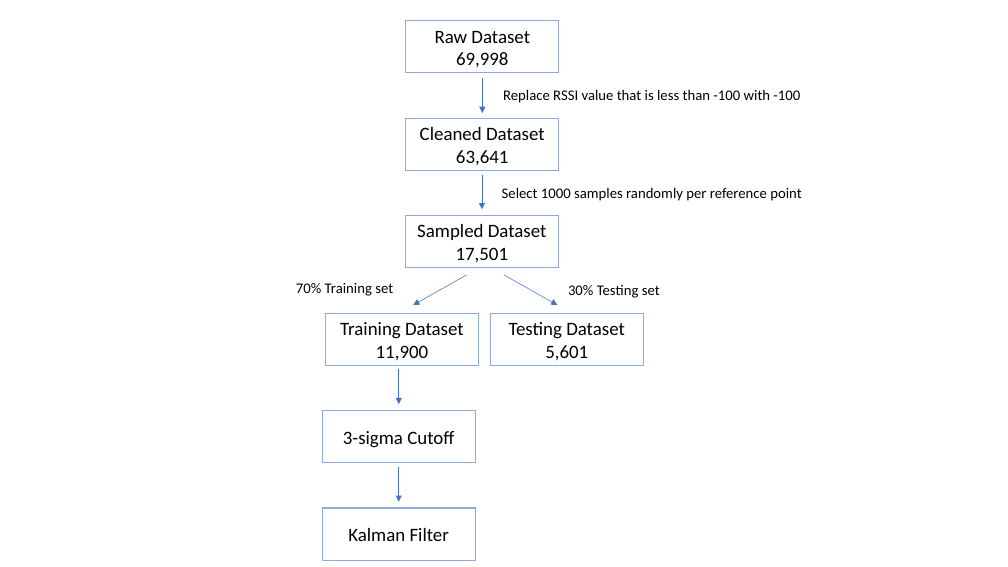
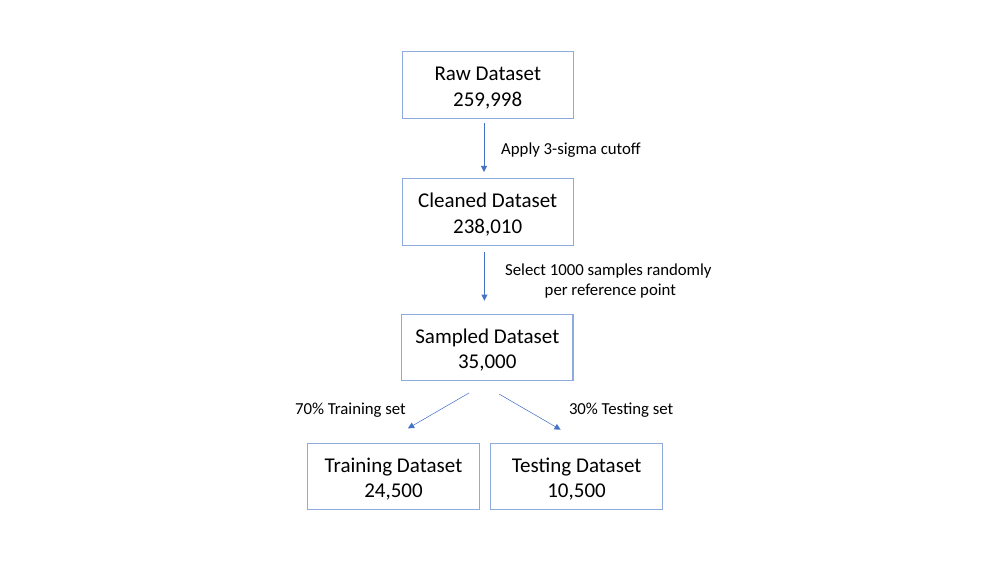
Before and after one commit to junggeehoon/aware_home, a slide deck: slide 1 of diagram/system model.pptx. Drawn at 1008x567 pixels with LibreOffice and Linux fonts; fonts in the diff are those of the drawing. Boxes give left, top, right and bottom in pixels: in the first picture for what was removed or moved away, otherwise in the second. Text is boxed around its words. In the diff, an @@ line names an element or a change of style, - is before the commit and + after.

```diff
--- a/diagram/system model.pptx
+++ b/diagram/system model.pptx
@@ rectangle "Raw Dataset": place and size @@
-rectangle "Raw Dataset" at (406,20,560,73)
+rectangle "Raw Dataset" at (402,52,574,118)
@@ text in rectangle at (435,66,541,80): size 18 to 20 pt in "Raw Dataset" @@
@@ text removed at (503,89,800,103) @@
-Replace RSSI value that is less than -100 with -100
@@ text in rectangle at (453,91,522,109): text changed; size 18 to 20 pt @@
-69,998
+259,998
@@ arrow moved from (482, 78) - (482, 113) to (484, 123) - (484, 172) @@
@@ text "Apply 3-sigma cutoff": place and size @@
-text "Apply 3-sigma cutoff" at (322,411,476,463)
+text "Apply 3-sigma cutoff" at (501,142,641,157)
@@ text "Apply 3-sigma cutoff" at (501,142,641,157): vertical alignment middle to top; outline #8FAADC 1 pt to none @@
@@ text at (501,142,641,157): text changed; size 18 to 16 pt @@
-3-sigma Cutoff
+Apply 3-sigma cutoff
@@ rectangle "Cleaned Dataset": place and size @@
-rectangle "Cleaned Dataset" at (406,118,560,170)
+rectangle "Cleaned Dataset" at (402,179,574,245)
@@ text in rectangle at (418,192,557,207): size 18 to 20 pt in "Cleaned Dataset" @@
@@ text in rectangle at (453,218,522,236): text changed; size 18 to 20 pt @@
-63,641
+238,010
@@ text "Select 1000 samples randomly per ...": place and size @@
-text "Select 1000 samples randomly per ..." at (502,187,801,201)
+text "Select 1000 samples randomly per ..." at (505,263,712,298)
@@ arrow moved from (482, 175) - (482, 209) to (485, 253) - (485, 301) @@
@@ rectangle "Sampled Dataset": place and size @@
-rectangle "Sampled Dataset" at (405,216,559,268)
+rectangle "Sampled Dataset" at (402,315,573,380)
@@ text in rectangle at (415,328,559,347): size 18 to 20 pt in "Sampled Dataset" @@
@@ text in rectangle at (458,354,516,371): text changed; size 18 to 20 pt @@
-17,501
+35,000
@@ arrow removed from (399, 370) to (399, 405) @@
@@ size 14 to 16 pt in 3 elements at (505,263,712,298), (569,402,673,417), (295,402,405,417) @@
@@ text "70% Training set": place and size @@
-text "70% Training set" at (296,283,393,296)
+text "70% Training set" at (295,402,405,417)
@@ arrow moved from (467, 275) - (414, 305) to (470, 393) - (408, 429) @@
@@ arrow moved from (504, 275) - (557, 305) to (500, 394) - (561, 430) @@
@@ text "30% Testing set": place and size @@
-text "30% Testing set" at (568,285,660,298)
+text "30% Testing set" at (569,402,673,417)
@@ rectangle "Training Dataset": place and size @@
-rectangle "Training Dataset" at (325,313,479,365)
+rectangle "Training Dataset" at (308,443,479,509)
@@ rectangle "Testing Dataset": place and size @@
-rectangle "Testing Dataset" at (490,313,644,365)
+rectangle "Testing Dataset" at (491,443,662,509)
@@ text in rectangle at (325,457,462,476): size 18 to 20 pt in "Training Dataset" @@
@@ arrow removed from (399, 467) to (399, 502) @@
@@ text in rectangle at (512,457,641,476): size 18 to 20 pt in "Testing Dataset" @@
@@ rectangle removed at (322,508,476,560) @@
-Kalman Filter
@@ text in rectangle at (364,483,422,500): text changed; size 18 to 20 pt @@
-11,900
+24,500
@@ text in rectangle at (547,483,605,500): text changed; size 18 to 20 pt @@
-5,601
+10,500
```
Also in this commit, not shown: 27 other files.
